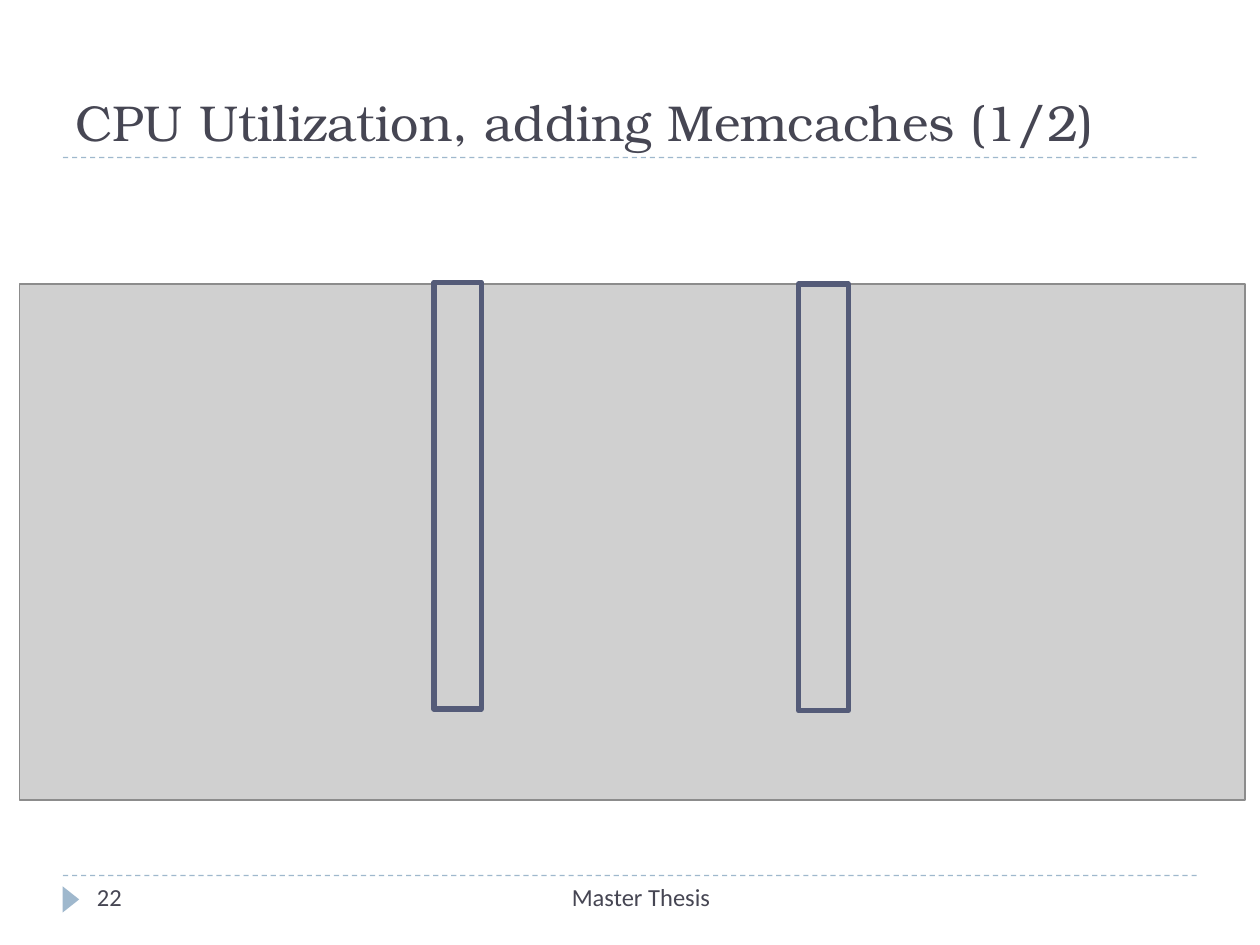
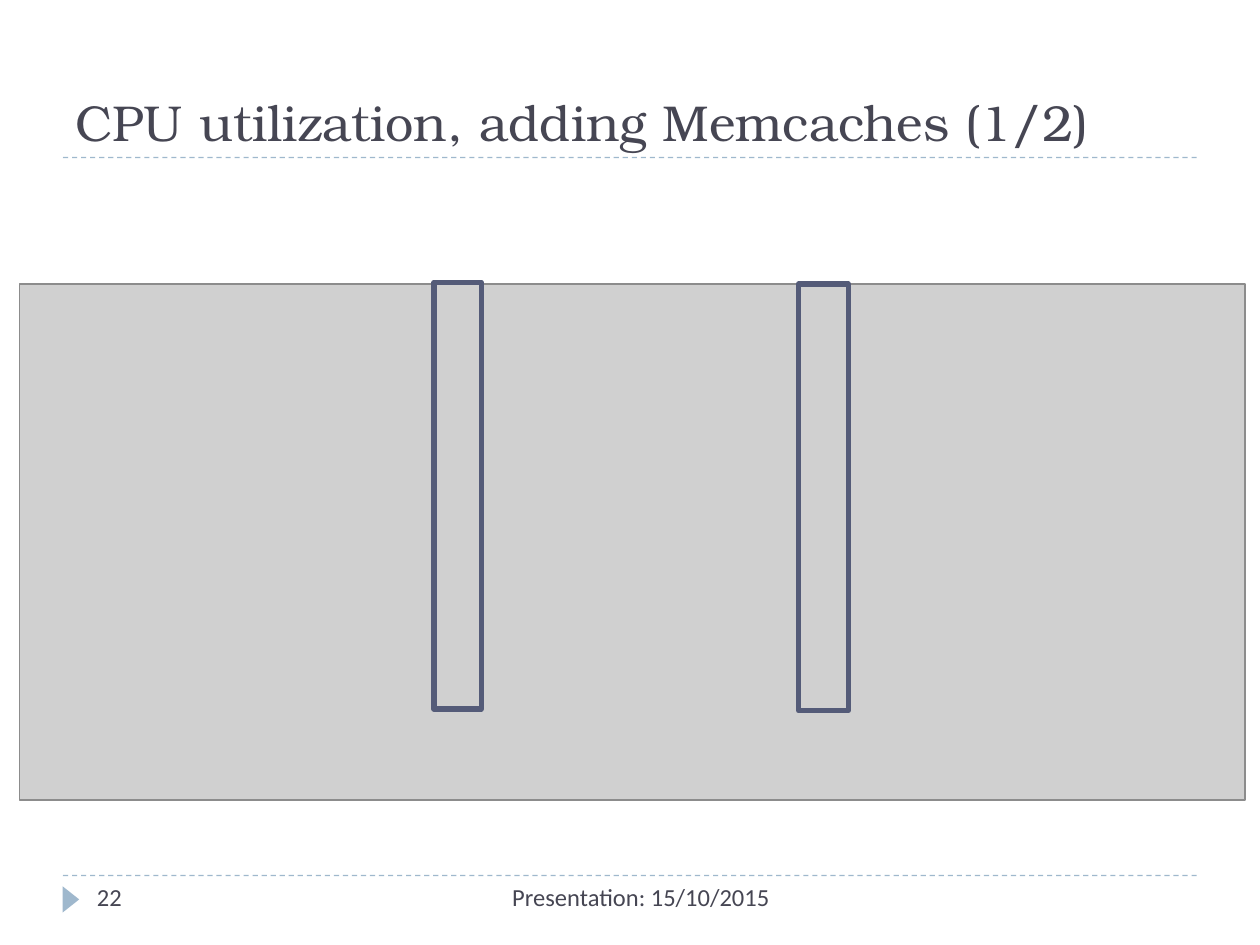
Before and after one commit to Christos-Papoulas/master_thesis, a slide deck: slide 22 of presentation/presentation.pptx. Drawn at 1260x945 pixels with LibreOffice and Linux fonts; fonts in the diff are those of the drawing; grey boxes stand for pictures. Boxes give left, top, right and bottom in pixels: in the first picture for what was removed or moved away, otherwise in the second. Text is boxed around its words. In the diff, an @@ line names an element or a change of style, - is before the commit and + after.

```diff
--- a/presentation/presentation.pptx
+++ b/presentation/presentation.pptx
@@ title at bbox=[75, 105, 1089, 152]: text changed @@
-CPU Utilization, adding Memcaches (1/2)
+CPU utilization, adding Memcaches (1/2)
@@ text at bbox=[512, 889, 769, 907]: text changed @@
-Master Thesis
+Presentation: 15/10/2015
```
Also in this commit, not shown: 25 other slides changed, 1 other file.
